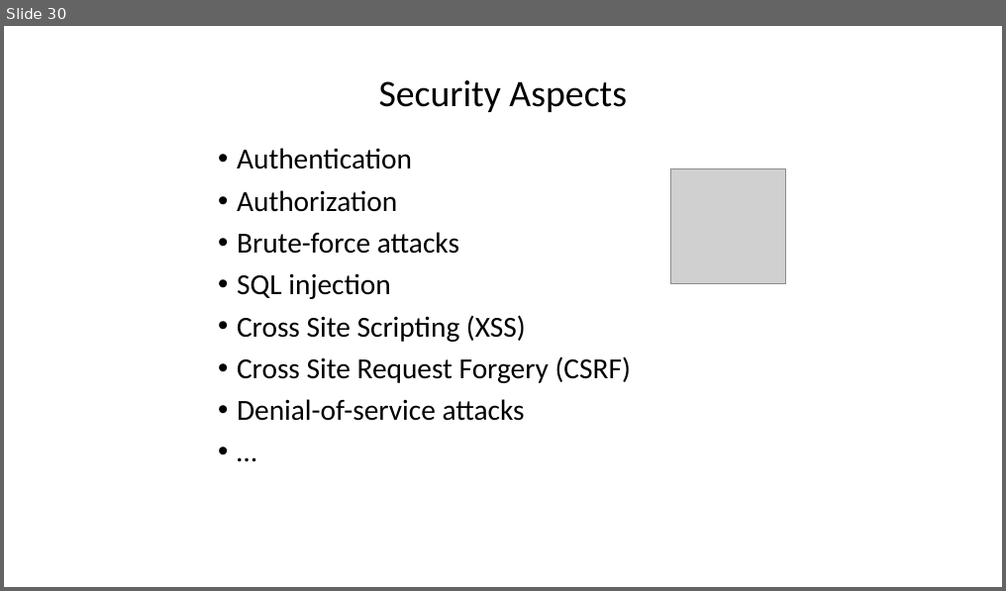
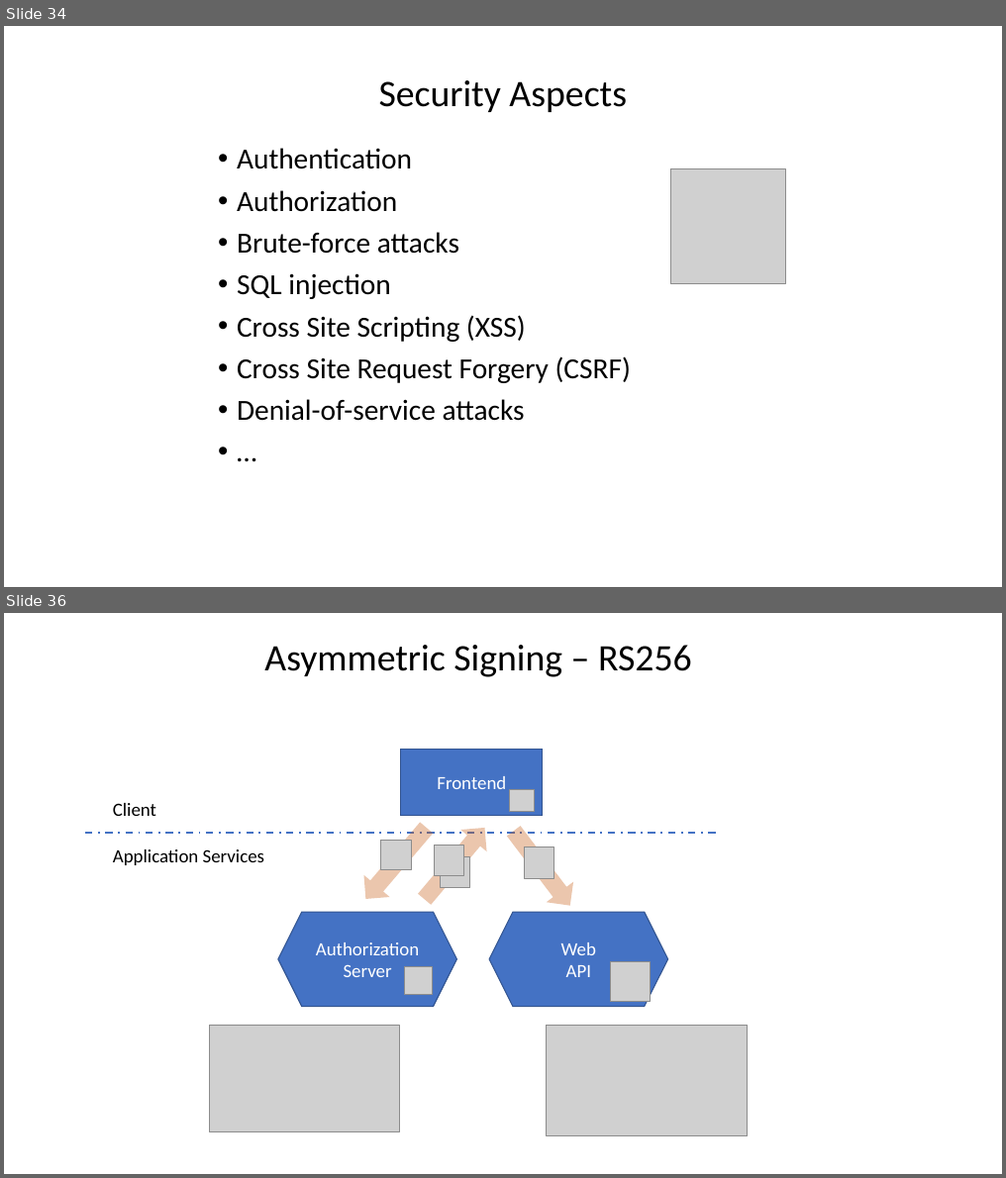
Before and after one commit to DHI/DomainServicesCourse, a slide deck: Presentations/DS-course-2-backend-basics.pptx. Shown one above the other, each under a label of ours: slide 30 before the commit, slides 34 and 36 after it; the slides between them are not shown. The pictures are 1006x591 and 1006x1178 pixels, drawn with LibreOffice and Linux fonts; fonts in the diff are those of the drawing; grey boxes stand for pictures. Boxes give left, top, right and bottom in pixels: in the first picture for what was removed or moved away, otherwise in the second. Text is boxed around its words. In the diff, an @@ line names an element or a change of style, - is before the commit and + after.

```diff
--- a/Presentations/DS-course-2-backend-basics.pptx
+++ b/Presentations/DS-course-2-backend-basics.pptx
@@ slide 36 added at (x1=4, y1=613, x2=1002, y2=1174), background #FFFFFF @@
@@ text added at (x1=264, y1=645, x2=692, y2=677), 36 pt, text #000000 @@
+Asymmetric Signing – RS256
@@ rectangle added at (x1=401, y1=750, x2=543, y2=815), fill #4472C4, outline #325491 1 pt, 18 pt, text #FFFFFF @@
+Frontend
@@ picture added at (x1=509, y1=789, x2=534, y2=811) @@
@@ text added at (x1=113, y1=803, x2=156, y2=816), 18 pt, text #000000 @@
+Client
@@ down arrow added at (x1=352, y1=817, x2=439, y2=910), fill #C55A11 at 34% opacity @@
@@ down arrow added at (x1=411, y1=817, x2=497, y2=910), fill #C55A11 at 34% opacity @@
@@ line added from (85, 833) to (721, 833), #4472C4 1.75 pt dashed @@
@@ text added at (x1=113, y1=850, x2=264, y2=865), 18 pt, text #000000 @@
+Application Services
@@ picture added at (x1=381, y1=840, x2=411, y2=869) @@
@@ picture added at (x1=435, y1=845, x2=464, y2=875) @@
@@ down arrow added at (x1=500, y1=821, x2=583, y2=916), fill #C55A11 at 34% opacity @@
@@ picture added at (x1=525, y1=848, x2=554, y2=878) @@
@@ picture added at (x1=441, y1=858, x2=470, y2=888) @@
@@ hexagon added at (x1=278, y1=912, x2=456, y2=1007), fill #4472C4, outline #325491 1 pt, 18 pt, text #FFFFFF @@
+Authorization
+Server
@@ hexagon added at (x1=489, y1=912, x2=668, y2=1007), fill #4472C4, outline #325491 1 pt, 18 pt, text #FFFFFF @@
+Web
+API
@@ picture added at (x1=405, y1=967, x2=433, y2=995) @@
@@ picture added at (x1=611, y1=962, x2=650, y2=1002) @@
@@ picture added at (x1=210, y1=1025, x2=399, y2=1132) @@
@@ picture added at (x1=546, y1=1026, x2=747, y2=1137) @@
@@ what was slide 30 is now slide 34 @@
```
Also in this commit, not shown: 26 slides changed, 12 other slides added, 4 slides removed, 1 other file.
